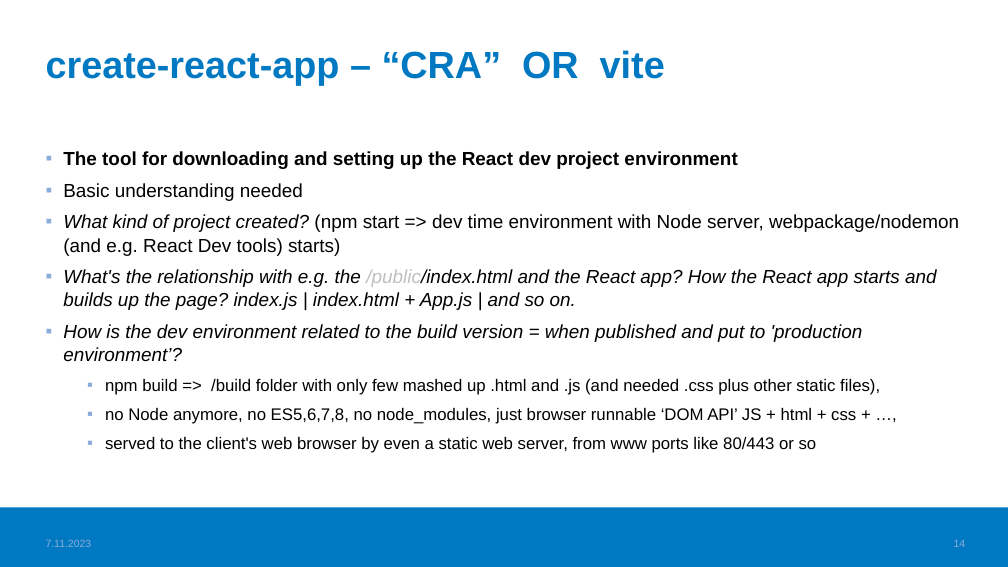
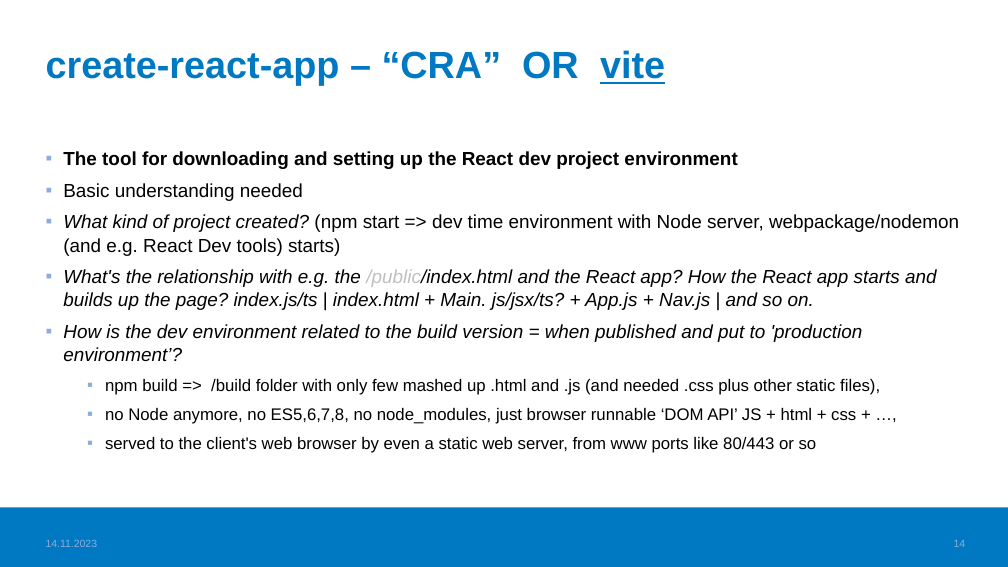
Before and after one commit to valju/docs_frontend_design, a slide deck: slide 14 of FrontendStuff_ForExam.pptx. Drawn at 1008x567 pixels with LibreOffice and Linux fonts; fonts in the diff are those of the drawing; background and template pictures are left out. Boxes give left, top, right and bottom in pixels: in the first picture for what was removed or moved away, otherwise in the second. Text is boxed around its words. In the diff, an @@ line names an element or a change of style, - is before the commit and + after.

```diff
--- a/FrontendStuff_ForExam.pptx
+++ b/FrontendStuff_ForExam.pptx
@@ title "create-react-app – “CRA” OR vite" at (46,50,665,86): underline on in "vite" @@
@@ text at (63,269,937,310): text changed @@
-▪ What's the relationship with e.g. the /public/index.html and the React app? How the React app starts and builds up the page? index.js | index.html + App.js | and so on.
+▪ What's the relationship with e.g. the /public/index.html and the React app? How the React app starts and builds up the page? index.js/ts | index.html + Main. js/jsx/ts? + App.js + Nav.js | and so on.
@@ text at (46,539,98,547): text changed @@
-7.11.2023
+14.11.2023
```
Also in this commit, not shown: 19 other slides changed, 11 other files.
